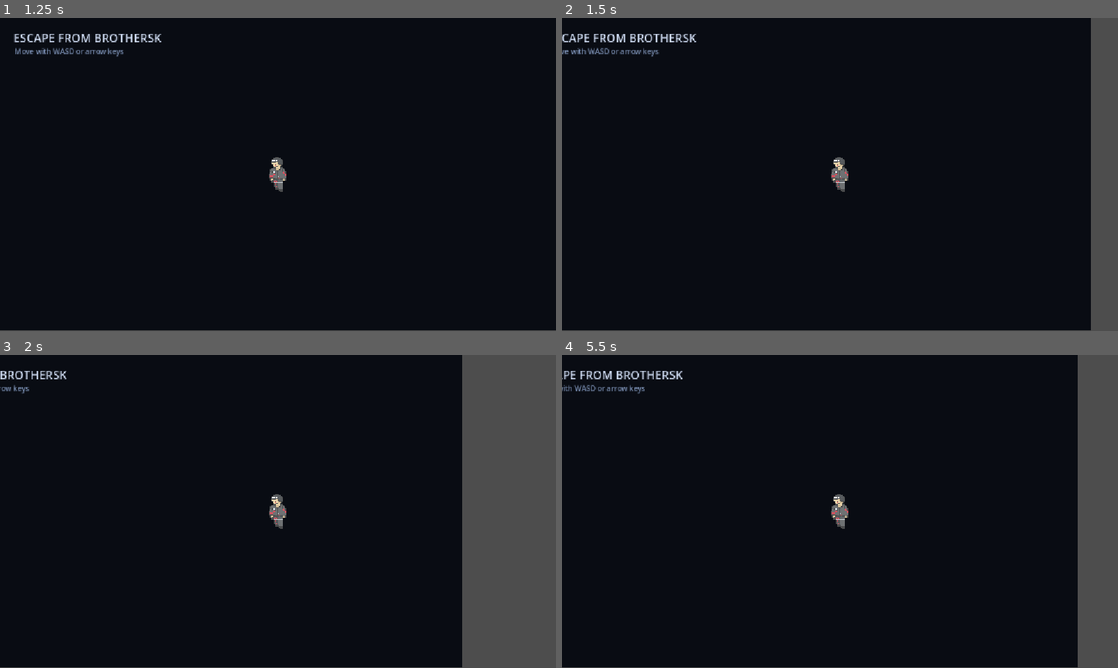
Above: before the commit, frames 1-4 (two rows, left to right).
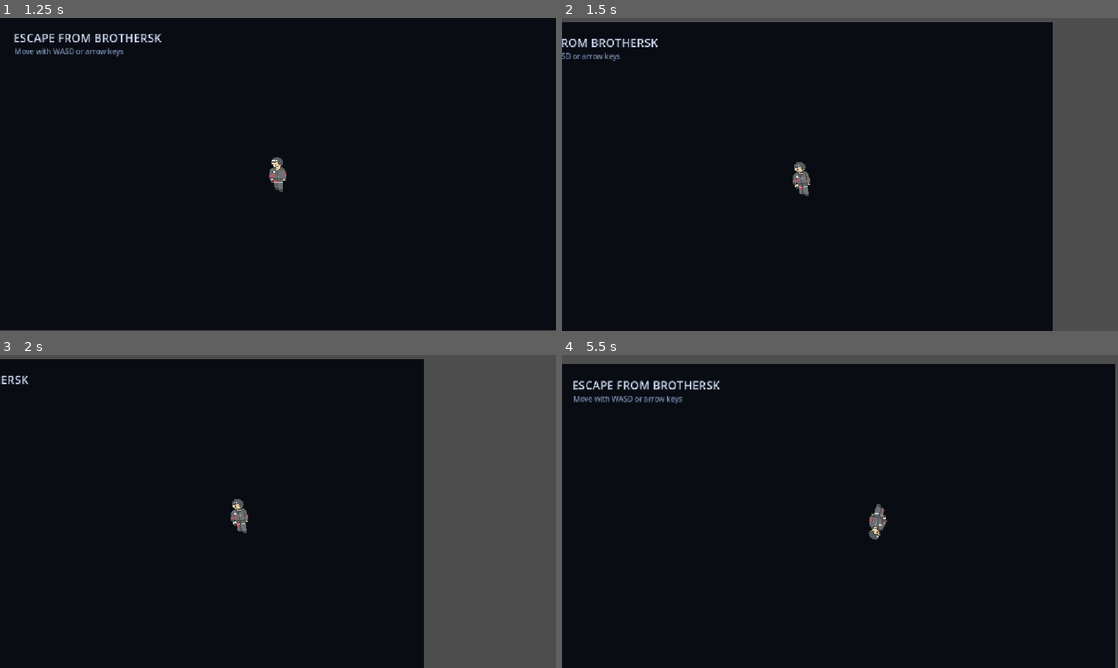
Above: after the commit, the same moments.

Repository: Lolanimus/EscapeFromBrothersk
Game: Godot game, scene res://scenes/main_menu.tscn
The game is run twice, just before and just after one commit, with the same random seed, the same clock (stepped at 60 frames per second) and the same inputs.
Inputs (mouse positions are in pixels of both pictures, inside the frame that each line leads up to):
- Up to frame 1 (1.25 s): click "PLAY THE GAME" at 0.5 s
- Up to frame 2 (1.5 s): tap Enter at 1.25 s; move the mouse to (962, 158) at 1.27 s; hold D (move_right) from 1.28 s (still down); click (962, 158) at 1.42 s
- Up to frame 3 (2 s): keep holding D (move_right)
- Up to frame 4 (5.5 s): move the mouse to (728, 527) at 2.02 s; release D (move_right) at 2.03 s; hold S (move_down) 2.03-2.78 s; click (728, 527) at 2.17 s; move the mouse to (895, 442) at 2.77 s; hold D (move_right) 2.78-3.53 s; click (895, 442) at 2.92 s; move the mouse to (812, 574) at 3.52 s; hold W (move_up) 3.53-4.28 s; click (812, 574) at 3.67 s; move the mouse to (1006, 558) at 4.27 s; hold A (move_left) from 4.28 s (still down); click (1006, 558) at 4.42 s; move the mouse to (673, 464) at 5.02 s; click (673, 464) at 5.17 s

Frame 1 is identical in both runs. In frame 2, 9.6% of the frame differs, in the area x 0-96%, y 0-100%; in frame 3, 8.8%; in frame 4, 11%, in the area x 0-100%, y 0-100%.

Commit message:
feat: add tested player navigation behaviors

Diff:
--- a/scenes/main.tscn
+++ b/scenes/main.tscn
@@ -3,6 +3,7 @@
 [ext_resource type="Script" uid="uid://cemw8vvjrosgw" path="res://scripts/player.gd" id="1_player"]
 [ext_resource type="Texture2D" uid="uid://bqp4k3ukpvkrn" path="res://assets/sprites/main character/Player.png" id="2_0wfyh"]
 [ext_resource type="Script" uid="uid://b32oapm3pxhbs" path="res://scripts/enemy.gd" id="3_enemy"]
+[ext_resource type="Script" path="res://scripts/player_camera.gd" id="4_camera"]
 
 [sub_resource type="RectangleShape2D" id="RectangleShape2D_go7yb"]
 size = Vector2(37, 73)
@@ -42,6 +43,7 @@
 [node name="Player" type="CharacterBody2D" parent="." unique_id=944918534]
 position = Vector2(576, 324)
 safe_margin = 0.001
+collision_layer = 2
 script = ExtResource("1_player")
 
 [node name="skin" type="Sprite2D" parent="Player" unique_id=427514678]
@@ -54,12 +56,14 @@
 shape = SubResource("RectangleShape2D_go7yb")
 
 [node name="Camera2D" type="Camera2D" parent="Player" unique_id=1666563782]
+script = ExtResource("4_camera")
 
 [node name="Enemies" type="Node2D" parent="." unique_id=140466316]
 position = Vector2(663, 318)
 
 [node name="Enemy1" type="CharacterBody2D" parent="Enemies" unique_id=1032443518]
 position = Vector2(10, -1)
+collision_layer = 2
 script = ExtResource("3_enemy")
 stop_distance = 40.0
 
--- a/scripts/player.gd
+++ b/scripts/player.gd
@@ -8,9 +8,22 @@
 const RADIUS: float = 18.0
 
 
-func _process(delta: float) -> void:
+func _input(event: InputEvent) -> void:
+	if event is not InputEventMouseMotion:
+		return
+
+	var mouse_motion := event as InputEventMouseMotion
+	var player_viewport_position: Vector2 = get_global_transform_with_canvas() * Vector2.ZERO
+	var cursor_direction := mouse_motion.position - player_viewport_position
+	global_rotation = cursor_direction.angle()
+
+
+func _physics_process(_delta: float) -> void:
 	var direction := Input.get_vector("move_left", "move_right", "move_up", "move_down")
-	var next_position := position + direction * speed * delta
+	velocity = direction * speed
+	move_and_slide()
+
+	var next_position := position
 	var viewport_size := get_viewport_rect().size
 	next_position.x = clampf(next_position.x, RADIUS, viewport_size.x - RADIUS)
 	next_position.y = clampf(next_position.y, RADIUS, viewport_size.y - RADIUS)
--- /dev/null
+++ b/scripts/player_camera.gd
@@ -0,0 +1,13 @@
+extends Camera2D
+
+@export_range(0.0, 500.0, 1.0) var look_ahead_distance: float = 80.0
+
+
+func _input(event: InputEvent) -> void:
+	if event is not InputEventMouseMotion:
+		return
+
+	var mouse_motion := event as InputEventMouseMotion
+	var viewport_center: Vector2 = get_viewport_rect().size * 0.5
+	var cursor_offset: Vector2 = mouse_motion.position - viewport_center
+	offset = cursor_offset.limit_length(look_ahead_distance)
--- /dev/null
+++ b/tests/test_demo_level_navigation.gd
@@ -0,0 +1,134 @@
+extends SceneTree
+
+const GameplayScene := preload("res://scenes/main.tscn")
+
+var _failures := 0
+
+
+func _initialize() -> void:
+	call_deferred("_run_tests")
+
+
+func _run_tests() -> void:
+	await _test_player_cannot_walk_through_a_wall()
+	await _test_camera_shifts_toward_the_mouse_cursor()
+	await _test_player_can_move_through_another_character()
+	await _test_player_aims_toward_the_mouse_cursor()
+
+	if _failures == 0:
+		print("PASS: all demo-level navigation tests passed")
+	else:
+		push_error("FAIL: %d demo-level navigation test(s) failed" % _failures)
+
+	quit(_failures)
+
+
+func _test_player_cannot_walk_through_a_wall() -> void:
+	var level := GameplayScene.instantiate()
+	root.add_child(level)
+	current_scene = level
+	await process_frame
+
+	var player := level.get_node("Player") as CharacterBody2D
+	var wall := StaticBody2D.new()
+	wall.position = player.position + Vector2(80.0, 0.0)
+
+	var wall_collision := CollisionShape2D.new()
+	var wall_shape := RectangleShape2D.new()
+	wall_shape.size = Vector2(20.0, 200.0)
+	wall_collision.shape = wall_shape
+	wall.add_child(wall_collision)
+	level.add_child(wall)
+	await physics_frame
+
+	Input.action_press("move_right")
+	for frame in range(45):
+		await physics_frame
+	Input.action_release("move_right")
+
+	_expect(
+		player.global_position.x < wall.global_position.x,
+		"the player remains on the near side of a wall while moving toward it"
+	)
+
+	level.queue_free()
+	await process_frame
+
+
+func _test_camera_shifts_toward_the_mouse_cursor() -> void:
+	var level := GameplayScene.instantiate()
+	root.add_child(level)
+	current_scene = level
+	await process_frame
+
+	var player := level.get_node("Player") as CharacterBody2D
+	var camera := player.get_node("Camera2D") as Camera2D
+	var mouse_motion := InputEventMouseMotion.new()
+	mouse_motion.position = level.get_viewport().get_screen_transform() * Vector2(900.0, 324.0)
+	mouse_motion.global_position = mouse_motion.position
+	Input.parse_input_event(mouse_motion)
+	await process_frame
+
+	_expect(
+		camera.offset.x > 0.0,
+		"the camera shifts right when the mouse cursor is right of the player"
+	)
+
+	level.queue_free()
+	await process_frame
+
+
+func _test_player_can_move_through_another_character() -> void:
+	var level := GameplayScene.instantiate()
+	root.add_child(level)
+	current_scene = level
+	await process_frame
+
+	var player := level.get_node("Player") as CharacterBody2D
+	var enemy := level.get_node("Enemies/Enemy1") as CharacterBody2D
+	enemy.speed = 0.0
+	await physics_frame
+
+	Input.action_press("move_right")
+	for frame in range(45):
+		await physics_frame
+	Input.action_release("move_right")
+
+	_expect(
+		player.global_position.x > enemy.global_position.x,
+		"the player can move through another character without being blocked"
+	)
+
+	level.queue_free()
+	await process_frame
+
+
+func _test_player_aims_toward_the_mouse_cursor() -> void:
+	var level := GameplayScene.instantiate()
+	root.add_child(level)
+	current_scene = level
+	await process_frame
+
+	var player := level.get_node("Player") as CharacterBody2D
+	var mouse_motion := InputEventMouseMotion.new()
+	mouse_motion.position = level.get_viewport().get_screen_transform() * Vector2(576.0, 100.0)
+	mouse_motion.global_position = mouse_motion.position
+	Input.parse_input_event(mouse_motion)
+	await process_frame
+
+	_expect(
+		player.rotation < -1.0 and player.rotation > -2.0,
+		"the player aims upward when the mouse cursor is above the player (rotation: %s)" % player.rotation
+	)
+
+	level.queue_free()
+	await process_frame
+
+
+func _expect(condition: bool, message: String) -> void:
+	if condition:
+		print("PASS: %s" % message)
+		return
+
+	_failures += 1
+	push_error("FAIL: %s" % message)
Not shown, added: tests/test_demo_level_navigation.gd.uid
